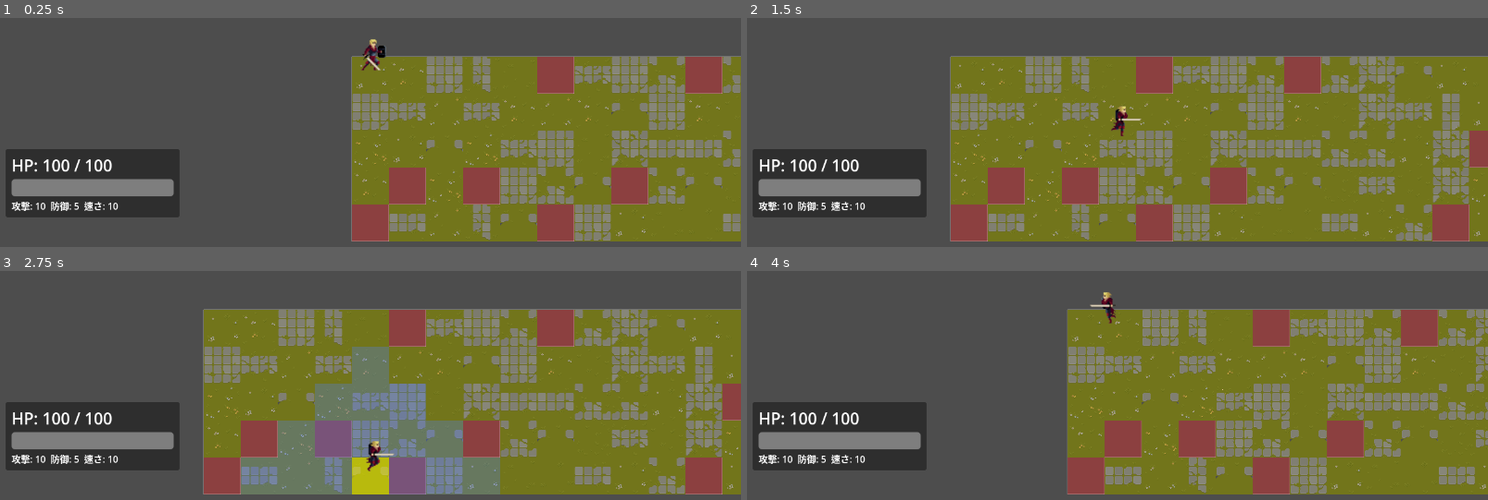
Above: before the commit, frames 1-4 (two rows, left to right).
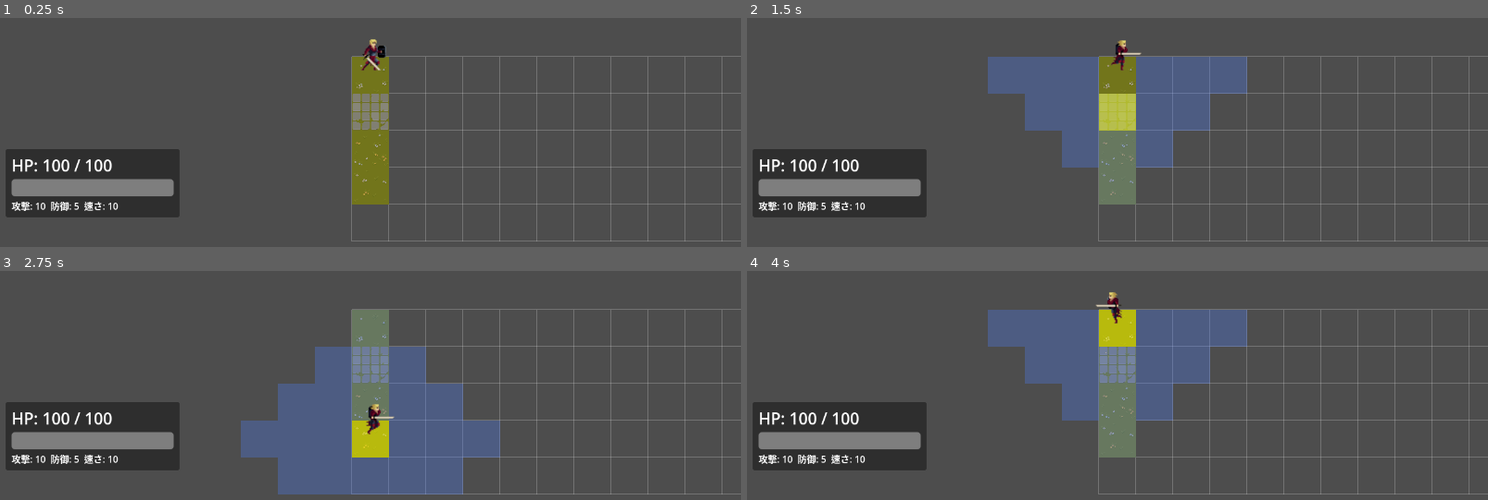
Above: after the commit, the same moments.

Repository: himanushi/godot-test
Game: Godot game, scene res://main.tscn
Two runs of this game, one before a commit and one after it. Both use one fixed random seed, a clock stepped at 60 frames per second and the inputs below.
Inputs:
- Up to frame 1 (0.25 s): no input
- Up to frame 2 (1.5 s): tap Enter (ui_accept) at 0.5, 0.77 s; hold Right (ui_right) 0.53-1.28 s; tap M (cast_magic) at 0.6 s; hold Down (ui_down) from 1.28 s (still down); tap Z (wait_turn) at 1.35 s
- Up to frame 3 (2.75 s): tap Enter (ui_accept) at 1.52 s; release Down (ui_down) at 2.03 s; hold Right (ui_right) from 2.03 s (still down); tap M (cast_magic) at 2.1 s
- Up to frame 4 (4 s): release Right (ui_right) at 2.78 s; hold Up (ui_up) 2.78-3.53 s; tap Z (wait_turn) at 2.85 s; tap Enter (ui_accept) at 3.02, 3.77 s; hold Left (ui_left) from 3.53 s (still down); tap M (cast_magic) at 3.6 s

The runs differ from the first frame. In frame 1, 39% of the frame differs, in the area x 47-100%, y 16-98%; in frame 2, 58%; in frame 3, 58%, in the area x 27-100%, y 16-98%; in frame 4, 48%.
Error after the commit: Attempt to call function 'set_cell' in base 'null instance' on a null instance. (res://field.gd:105)

Commit message:
fix: field.gd

Diff:
--- a/srpg/field.gd
+++ b/srpg/field.gd
@@ -5,6 +5,7 @@
 
 @onready var grid_highlight = $GridHighlight
 @onready var ground_layer = $GroundLayer
+@onready var overlay_layer = $OverlayLayer
 
 var hole_positions = []  # 穴の位置を記録
 var shop_positions = []  # 店の位置を記録
@@ -31,6 +32,7 @@
 			var cell_id = ground_layer.get_cell_source_id(Vector2i(x, shop_y))
 			if cell_id != -1:
 				shop_positions.append(Vector2i(x, shop_y))
+				overlay_layer.set_cell(Vector2i(x, shop_y), 0, Vector2i(1, 0))  # 青(店)タイル
 
 func spawn_enemies():
 	# 敵を配置(10~90の範囲でランダムに10体)
@@ -98,23 +100,14 @@
 				var tile_y = randi_range(0, 3)
 				ground_layer.set_cell(Vector2i(x, y), 0, Vector2i(tile_x, tile_y))
 			else:
-				# 穴の位置を記録
+				# 穴の位置を記録して、オーバーレイに赤タイル配置
 				hole_positions.append(Vector2i(x, y))
+				overlay_layer.set_cell(Vector2i(x, y), 0, Vector2i(0, 0))  # 赤(穴)タイル
 
 		# 次の列のために記録
 		previous_tiles = tiles_to_place
 
 func _draw():
-	# 穴を赤く塗る
-	for hole_pos in hole_positions:
-		var rect = Rect2(hole_pos.x * GRID_SIZE, hole_pos.y * GRID_SIZE, GRID_SIZE, GRID_SIZE)
-		draw_rect(rect, Color(0.8, 0.2, 0.2, 0.5))  # 赤色、半透明
-
-	# 店を青く塗る
-	for shop_pos in shop_positions:
-		var rect = Rect2(shop_pos.x * GRID_SIZE, shop_pos.y * GRID_SIZE, GRID_SIZE, GRID_SIZE)
-		draw_rect(rect, Color(0.2, 0.5, 1.0, 0.7))  # 青色、半透明
-
 	# グリッド線を描画
 	for y in range(GRID_DEPTH + 1):
 		var start = Vector2(0, y * GRID_SIZE)
